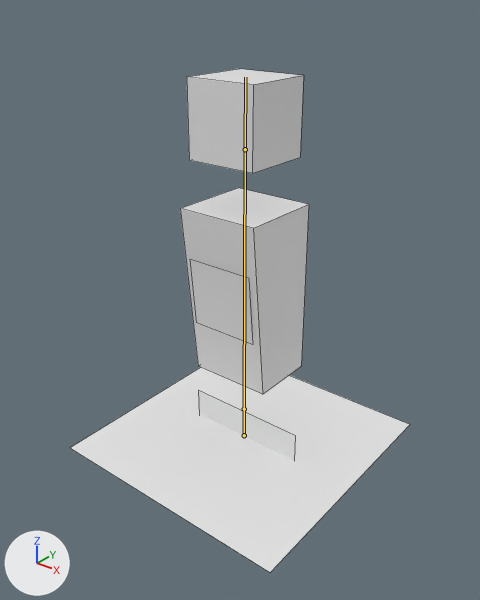
Before and after pictures for a commit that changed the Blender file media/npc/cuboid-man.blend.
Rendered twice from a 50 mm lens placed at (2.07, -2.63, 2.56), pointed at (0.01, -0.06, 0.96). Every picture has the same lights, and +X, +Y and +Z are marked at lower left. The bones that bend it are drawn over the model as lines. Mesh edges are drawn as thin lines.

Objects in the first picture: 'cuboid-man-mesh'.
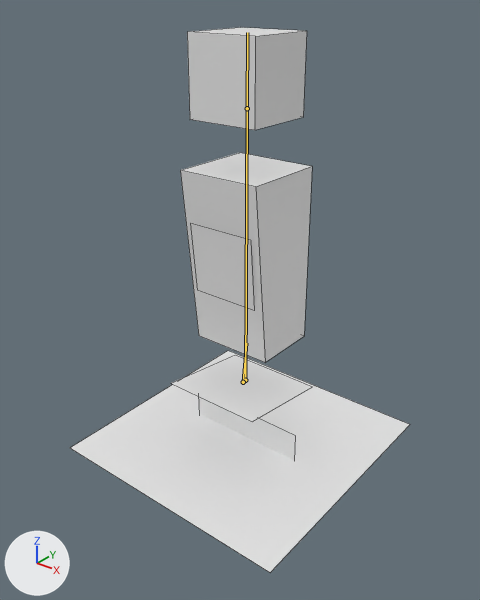
The newer file adds an action. The first version stands in its rest pose; the second is drawn at frame 0 of the action 'Sit'.

Where the change shows, as pixel boxes (x1, y1, x2, y2) in the pictures (480 x 600 px):
'cuboid-man-mesh', posed (8% taller)
    before: (70, 69, 410, 572)
    after: (70, 27, 410, 572)
bone 'hips_bone', root to tip
    before: (244, 409) to (245, 149)
    after: (245, 380) to (247, 108)
bone 'shadow_bone', root to tip
    before: (244, 435) to (244, 402)
    after: (243, 382) to (246, 343)

Edits to the bpy script that builds the scene:
```text
Change bone_hips_bone:
    where bone_hips_bone = bpy.data.objects['cuboid-man-armature'].pose.bones['hips_bone']
    bone_hips_bone.location: (0.0, 0.0, 0.0) -> (0.0, 0.199, -0.014)
Change bone_shadow_bone:
    where bone_shadow_bone = bpy.data.objects['cuboid-man-armature'].pose.bones['shadow_bone']
    bone_shadow_bone.location: (0.0, 0.0, 0.0) -> (0.0, 0.401, 0.014)
    bone_shadow_bone.rotation_quaternion: (1.0, 0.0, 0.0, 0.0) -> (0.998, -0.07, 0.0, 0.0)  # degrees (0, 0, 0) -> degrees (-8, 0, 0)
```
